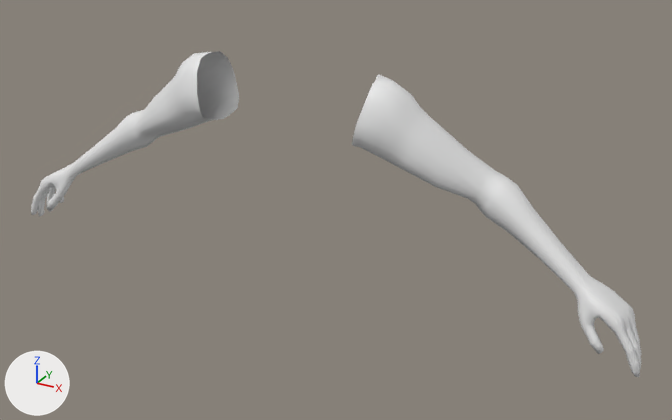
The FBX model projects/assets/src/assets/models/FPS Hands/m4a1-animations.fbx as it was, and as the next commit left it.
Camera for both pictures: a 50 mm camera at (1.016, -1.609, 2.174) aimed at (0.113, 0.034, 1.353). The axes (+X, +Y, +Z) are drawn at lower left. The lights are the same throughout. Where no turn or scale is listed for an object, it has been applied to the vertices.
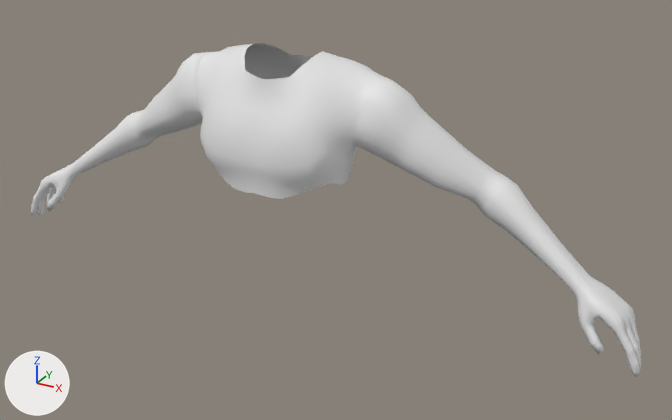
Where the newer file only moved an object's origin or applied its transform, the numbers keep the older frame.

Location of each change, [x1, y1, x2, y2] in pixels of the pictures (672 x 420 px):
'Cube', reshaped: before [31, 51, 642, 377]; after [31, 43, 642, 377]
part 1 of me_cube_000, added: after [197, 43, 378, 199]

Edits to the bpy script that builds the scene:
```text
Add mat_black:
    mat_black = principled_material('black')
    mat_black.base_color = (0.8, 0.8, 0.8)  # white #e7e7e7
Change me_cube_000:
    used by ob_cube; location = (0.0, 0.0, 0.0)
    remove me_cube_000.from_pydata(...)  # 1560 vertices, 1546 faces; spans x -0.8..0.8, y -0.04..0.13, z 1.15..1.67
    add me_cube_000.from_pydata(...)  # 1900 vertices, 1843 faces; spans x -0.8..0.8, y -0.12..0.14, z 1.15..1.7
    me_cube_000 part 1: a new loose piece of 340 vertices spanning x -0.21..0.21, y -0.12..0.14, z 1.37..1.7, in mat_black (white #e7e7e7)
    add me_cube_000.materials.append(mat_black)  # white #e7e7e7
```
